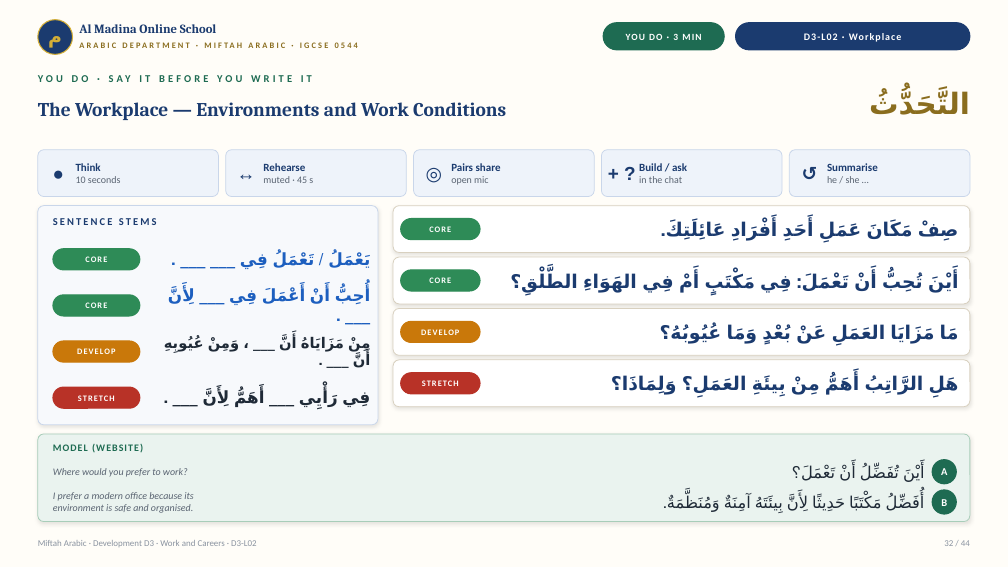
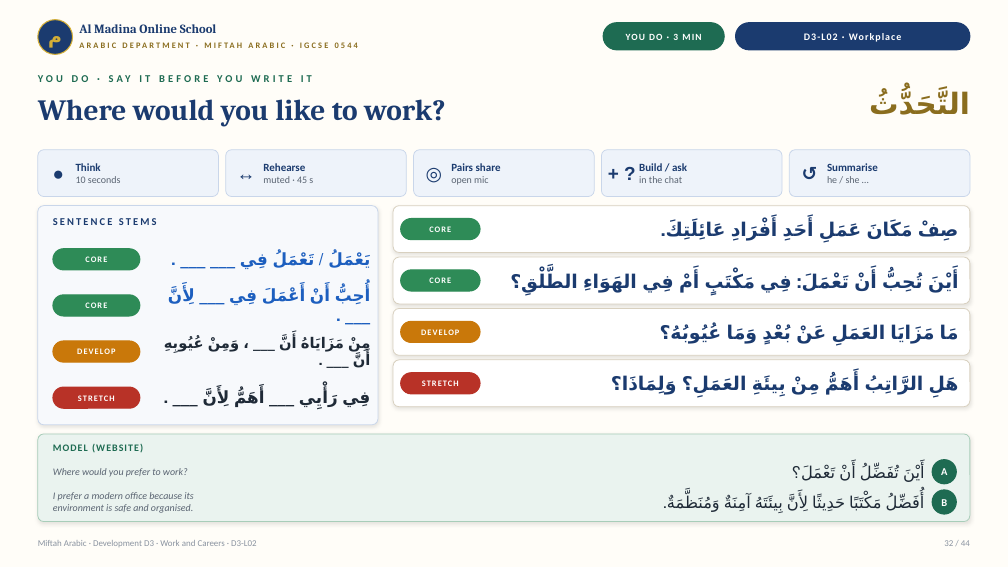
Before and after one commit to Linat1/Miftah_arabic, a slide deck: slide 32 of Development_D3/D3-L02_The_Workplace_Environments_and_Conditions.pptx. Drawn at 1008x567 pixels with LibreOffice and Linux fonts; fonts in the diff are those of the drawing. Boxes give left, top, right and bottom in pixels: in the first picture for what was removed or moved away, otherwise in the second. Text is boxed around its words. In the diff, an @@ line names an element or a change of style, - is before the commit and + after.

```diff
--- a/Development_D3/D3-L02_The_Workplace_Environments_and_Conditions.pptx
+++ b/Development_D3/D3-L02_The_Workplace_Environments_and_Conditions.pptx
@@ text at (38, 99, 445, 127): text changed; size 18.5 to 28 pt @@
-The Workplace — Environments and Work Conditions
+Where would you like to work?
```
Also in this commit, not shown: 5 other files.
